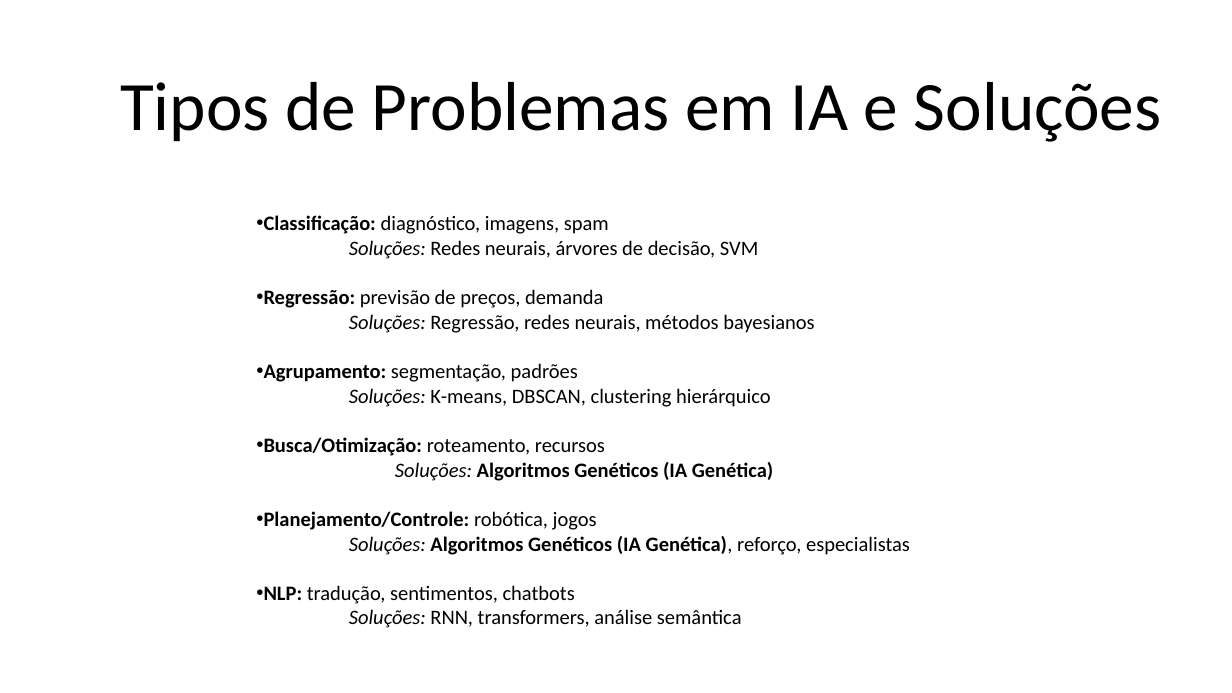
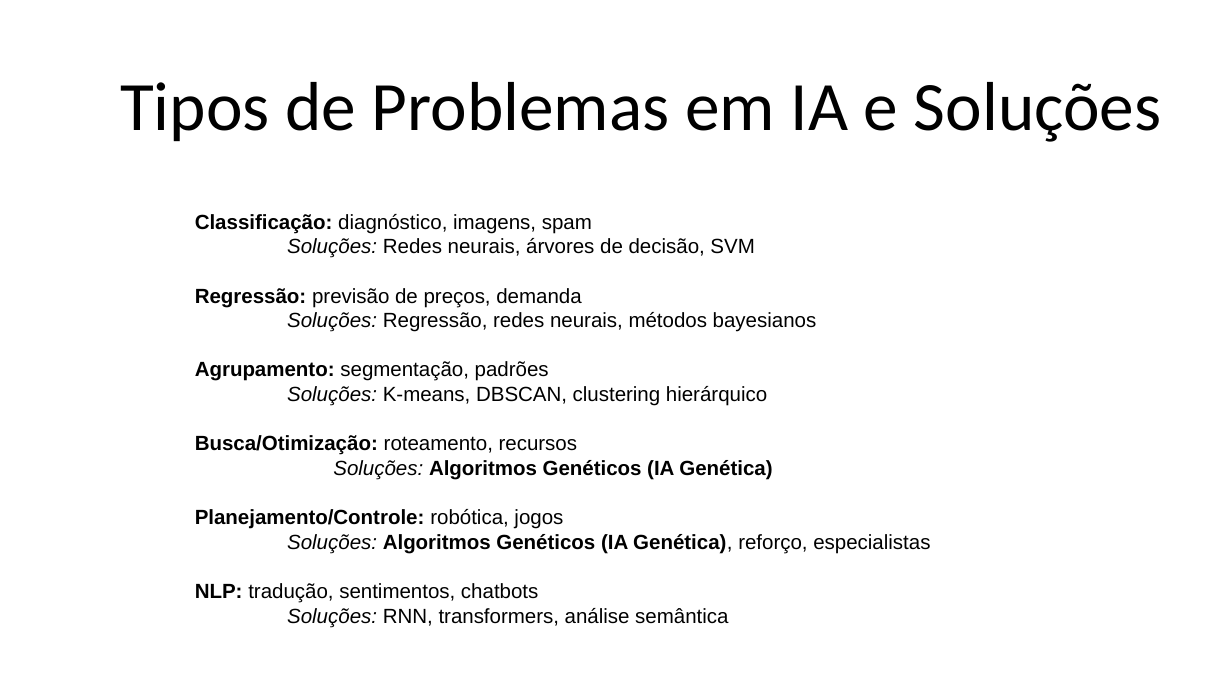
Before and after one commit to GustavoMaltaGuimaraesBrasil/TC2_IAGenetica, a slide deck: slide 7 of IA Genetica.pptx (slide 2 before the commit). Drawn at 1232x693 pixels with LibreOffice and Linux fonts; fonts in the diff are those of the drawing. Boxes give left, top, right and bottom in pixels: in the first picture for what was removed or moved away, otherwise in the second. Text is boxed around its words. In the diff, an @@ line names an element or a change of style, - is before the commit and + after.

```diff
--- a/IA Genetica.pptx
+++ b/IA Genetica.pptx
@@ text "Classificação: diagnóstico, imagens, spam Soluções: ...": place and size @@
-text "Classificação: diagnóstico, imagens, spam Soluções: ..." at [264,215,910,628]
+text "Classificação: diagnóstico, imagens, spam Soluções: ..." at [195,214,930,628]
@@ text "Classificação: diagnóstico, imagens, spam Soluções: ..." at [195,214,930,628]: font Calibri to Arial; bullet • to none @@
```
Also in this commit, not shown: 8 other slides changed, 1 slide added, 8 other files.
